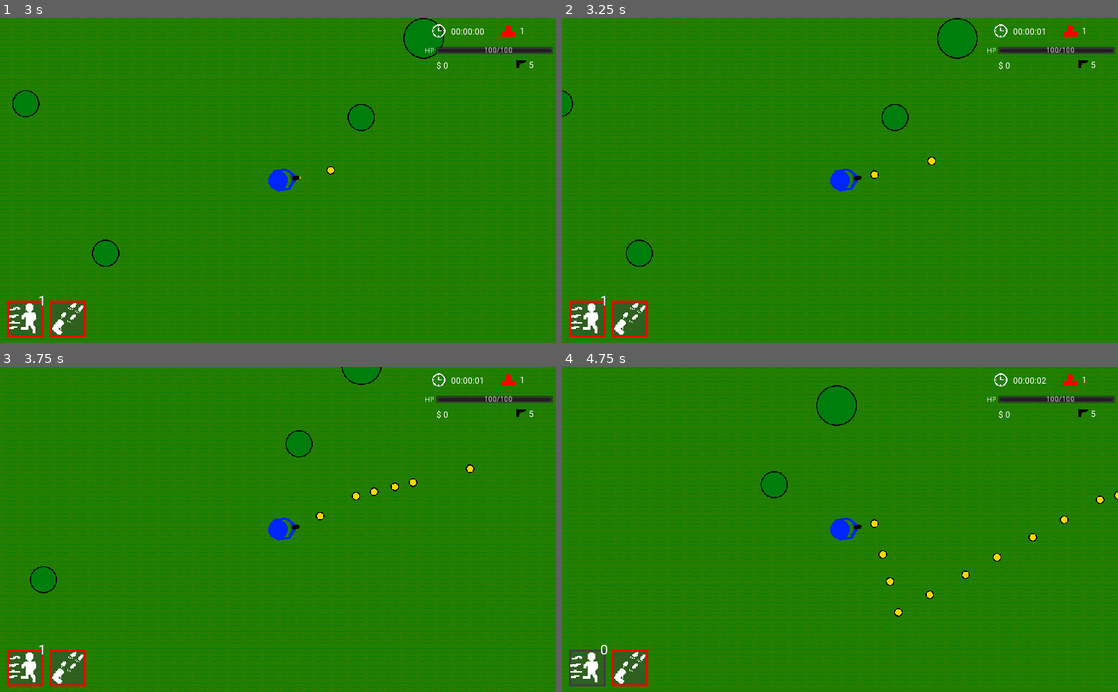
Above: before the commit, frames 1-4 (two rows, left to right).
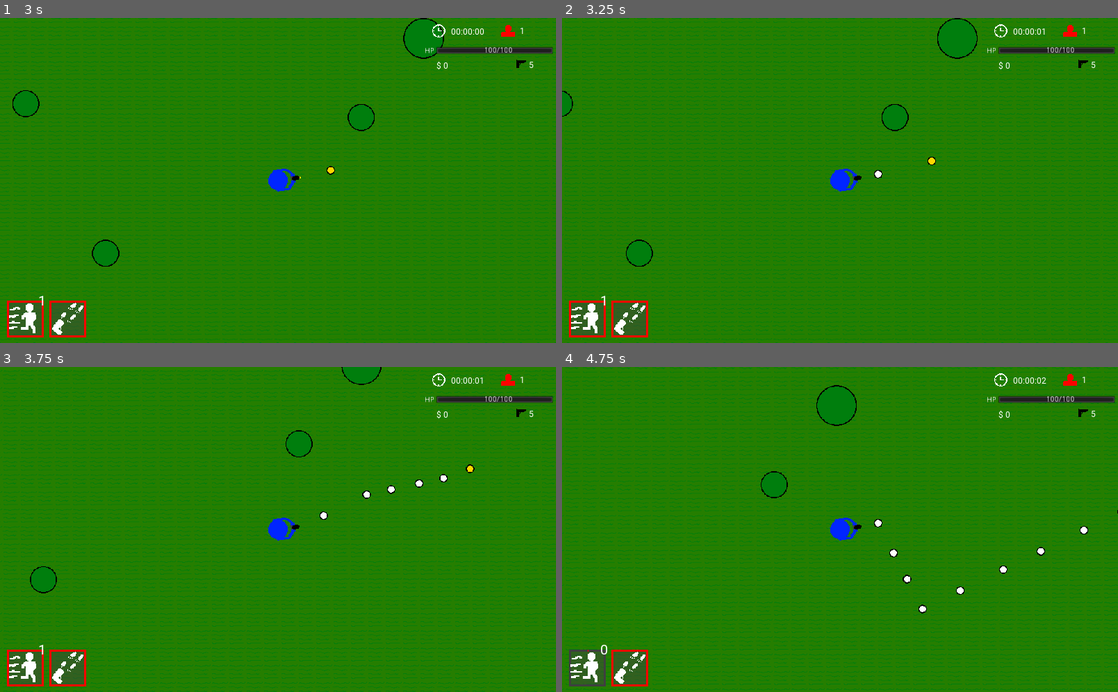
Above: after the commit, the same moments.

Repository: GregorioFornetti/Zigmor
Game: Godot game, scene res://Scenes_and_scripts/Interfaces/Menus/Main_menu.tscn
Same seed, same stepped clock (60 frames per second), same inputs: the game is played once before the commit and once after it.
Inputs (mouse positions are in pixels of both pictures, inside the frame that each line leads up to):
- Up to frame 1 (3 s): click "Jogar" at 0.5 s; click "Fácil" at 1.25 s; click "Jogar" at 2 s; tap Enter at 2.75 s; move the mouse to (400, 164) at 2.77 s; press the mouse at (400, 164) at 2.78 s; hold Right (ui_right) from 2.78 s (still down)
- Up to frame 2 (3.25 s): keep holding Right (ui_right); tap 0 (0_shop_select) at 3.02 s; right-click (962, 164) at 3.05 s
- Up to frame 3 (3.75 s): move the mouse to (166, 545) at 3.52 s; release Right (ui_right) at 3.53 s; release the mouse at (166, 545) at 3.53 s; hold Down (ui_down) from 3.53 s (still down); right-click (166, 545) at 3.6 s
- Up to frame 4 (4.75 s): tap 0 (0_shop_select) at 3.77 s; click (728, 545) at 3.8 s; move the mouse to (895, 458) at 4.27 s; release Down (ui_down) at 4.28 s; hold Right (ui_right) from 4.28 s (still down); hold Shift (dash) from 4.28 s (still down); right-click (895, 458) at 4.55 s

Frame 1 is identical in both runs. In frame 2, less than 0.1% of the frame differs, in the area x 55-58%, y 46-50%; in frame 3, 0.3%; in frame 4, 0.6%, in the area x 55-100%, y 38-77%.

Commit message:
sprites de balas para poderes + knockback do poder shotgun

Diff:
--- a/Scenes_and_scripts/Bullets/Bullet.gd
+++ b/Scenes_and_scripts/Bullets/Bullet.gd
@@ -3,6 +3,7 @@
 export (float) var speed
 export (Texture) var crit_sprite
 export (int) var damage
+export (bool) var have_knockback
 var velocity = Vector2.ZERO
 var attributes
 
--- /dev/null
+++ b/Scenes_and_scripts/Bullets/Pistol_power_bullet.tscn
@@ -0,0 +1,28 @@
+[gd_scene load_steps=6 format=2]
+
+[ext_resource path="res://Sprites/Bullets/M-bullet-power.png" type="Texture" id=1]
+[ext_resource path="res://Scenes_and_scripts/Bullets/Bullet.tscn" type="PackedScene" id=2]
+[ext_resource path="res://Sprites/Bullets/M-bullet-crit.png" type="Texture" id=3]
+
+[sub_resource type="CircleShape2D" id=1]
+radius = 8.26896
+
+[sub_resource type="CircleShape2D" id=2]
+radius = 9.23681
+
+[node name="Pistol_power_bullet" instance=ExtResource( 2 )]
+speed = 600.0
+crit_sprite = ExtResource( 3 )
+
+[node name="Sprite" parent="." index="0"]
+texture = ExtResource( 1 )
+
+[node name="CollisionShape2D" parent="." index="1"]
+shape = SubResource( 1 )
+
+[node name="Hitbox" parent="." index="2"]
+collision_layer = 32
+collision_mask = 272
+
+[node name="CollisionShape2D" parent="Hitbox" index="0"]
+shape = SubResource( 2 )
--- /dev/null
+++ b/Scenes_and_scripts/Bullets/Shotgun_power_bullet.tscn
@@ -0,0 +1,29 @@
+[gd_scene load_steps=6 format=2]
+
+[ext_resource path="res://Sprites/Bullets/SM-bullet-power.png" type="Texture" id=1]
+[ext_resource path="res://Scenes_and_scripts/Bullets/Bullet.tscn" type="PackedScene" id=2]
+[ext_resource path="res://Sprites/Bullets/SM-bullet-crit.png" type="Texture" id=3]
+
+[sub_resource type="CircleShape2D" id=1]
+radius = 4.19228
+
+[sub_resource type="CircleShape2D" id=2]
+radius = 4.68903
+
+[node name="Shotgun_power_bullet" instance=ExtResource( 2 )]
+speed = 300.0
+crit_sprite = ExtResource( 3 )
+have_knockback = true
+
+[node name="Sprite" parent="." index="0"]
+texture = ExtResource( 1 )
+
+[node name="CollisionShape2D" parent="." index="1"]
+shape = SubResource( 1 )
+
+[node name="Hitbox" parent="." index="2"]
+collision_layer = 32
+collision_mask = 272
+
+[node name="CollisionShape2D" parent="Hitbox" index="0"]
+shape = SubResource( 2 )
--- /dev/null
+++ b/Scenes_and_scripts/Bullets/Sniper_power_bullet.tscn
@@ -0,0 +1,28 @@
+[gd_scene load_steps=6 format=2]
+
+[ext_resource path="res://Sprites/Bullets/M-bullet-power.png" type="Texture" id=1]
+[ext_resource path="res://Scenes_and_scripts/Bullets/Bullet.tscn" type="PackedScene" id=2]
+[ext_resource path="res://Sprites/Bullets/M-bullet-crit.png" type="Texture" id=3]
+
+[sub_resource type="CircleShape2D" id=1]
+radius = 8.58619
+
+[sub_resource type="CircleShape2D" id=2]
+radius = 9.32327
+
+[node name="Sniper_power_bullet" instance=ExtResource( 2 )]
+speed = 700.0
+crit_sprite = ExtResource( 3 )
+
+[node name="Sprite" parent="." index="0"]
+texture = ExtResource( 1 )
+
+[node name="CollisionShape2D" parent="." index="1"]
+shape = SubResource( 1 )
+
+[node name="Hitbox" parent="." index="2"]
+collision_layer = 32
+collision_mask = 272
+
+[node name="CollisionShape2D" parent="Hitbox" index="0"]
+shape = SubResource( 2 )
--- a/Scenes_and_scripts/Enemies/Enemy_base.gd
+++ b/Scenes_and_scripts/Enemies/Enemy_base.gd
@@ -8,6 +8,8 @@
 onready var enemy_hit_sound = preload("res://Sound/Effects/Collisions/enemy-hit.wav")
 onready var enemy_death_sound = preload("res://Sound/Effects/Death/enemy-death.wav")
 export (int) var points
+enum {NORMAL, KNOCKBACK}
+var movement_status = NORMAL
 
 signal enemy_spawn(enemy)
 signal enemy_died(enemy)
@@ -108,7 +110,16 @@
 	var player_bullet = area.get_parent()
 	attributes['health'] -= player_bullet.get_damage()
 	SoundSystem.play_sound_effect(enemy_hit_sound)
+
 	if attributes['health'] <= 0 and not self.is_queued_for_deletion():
 		die()
 	else:
 		update_healthbar()
+
+	if player_bullet.have_knockback:
+		movement_status = KNOCKBACK
+		$Knockback_timer.start()
+
+
+func _on_Knockback_timer_timeout():
+	movement_status = NORMAL
--- a/Scenes_and_scripts/Enemies/Enemy_base.tscn
+++ b/Scenes_and_scripts/Enemies/Enemy_base.tscn
@@ -30,9 +30,14 @@
 wait_time = 4.0
 one_shot = true
 
+[node name="Knockback_timer" type="Timer" parent="."]
+wait_time = 0.5
+one_shot = true
+
 [node name="Navigation2D" type="Navigation2D" parent="."]
 
 [node name="Line2D" type="Line2D" parent="."]
 
 [connection signal="area_entered" from="Hurtbox" to="." method="_on_Hurtbox_area_entered"]
 [connection signal="timeout" from="HealthBar_timer" to="." method="_on_HealthBar_timer_timeout"]
+[connection signal="timeout" from="Knockback_timer" to="." method="_on_Knockback_timer_timeout"]
--- a/Scenes_and_scripts/Enemies/Enemy_shooter_chaser.gd
+++ b/Scenes_and_scripts/Enemies/Enemy_shooter_chaser.gd
@@ -9,8 +9,11 @@
 	pass
 
 func movimentation(delta):
-	var dodge_rotation = get_angle_to_dodge_obstacles($CollisionShape2D.shape.radius, 100)
-	move_and_slide(global_position.direction_to(Player.global_position).rotated(deg2rad(dodge_rotation)) * attributes['speed'] * delta * 50)
+	if movement_status == NORMAL:
+		var dodge_rotation = get_angle_to_dodge_obstacles($CollisionShape2D.shape.radius, 100)
+		move_and_slide(global_position.direction_to(Player.global_position).rotated(deg2rad(dodge_rotation)) * attributes['speed'] * delta * 50)
+	else:
+		move_and_slide(-global_position.direction_to(Player.global_position) * attributes['speed'] * delta * 50)
 
 func set_default_range():
 	$Range/CollisionShape2D.shape.extents = get_viewport_rect().size / 2
--- a/Scenes_and_scripts/Player/Player.gd
+++ b/Scenes_and_scripts/Player/Player.gd
@@ -16,6 +16,9 @@
 onready var Pistol_bullet = preload('res://Scenes_and_scripts/Bullets/Pistol_bullet.tscn')
 onready var Shotgun_bullet = preload("res://Scenes_and_scripts/Bullets/Shotgun_bullet.tscn")
 onready var Sniper_bullet = preload("res://Scenes_and_scripts/Bullets/Sniper_bullet.tscn")
+onready var Pistol_power_bullet = preload("res://Scenes_and_scripts/Bullets/Pistol_power_bullet.tscn")
+onready var Shotgun_power_bullet = preload("res://Scenes_and_scripts/Bullets/Shotgun_power_bullet.tscn")
+onready var Sniper_power_bullet = preload("res://Scenes_and_scripts/Bullets/Sniper_power_bullet.tscn")
 
 onready var pistol_shoot_sound = preload("res://Sound/Effects/Weapons/Player/Shoot/player-pistol-shoot.wav")
 onready var shotgun_shoot_sound = preload("res://Sound/Effects/Weapons/Player/Shoot/player-shotgun-shoot.wav")
@@ -328,7 +331,7 @@
 		$Pistol_power_shoot_timer.start(attributes[PISTOL].fire_rate / 4)
 
 func _on_Pistol_power_shoot_timer_timeout():
-	instantiate_bullet(Pistol_bullet, attributes[PISTOL].damage, Vector2(0, -1).rotated(rotation))
+	instantiate_bullet(Pistol_power_bullet, attributes[PISTOL].damage, Vector2(0, -1).rotated(rotation))
 
 
 func start_sniper_power():
@@ -349,7 +352,7 @@
 				 ((attributes[SNIPER].power.duration - $Power_duration.time_left + 1) * 3) * \
 				 attributes[SNIPER].power.multiplicator)
 
-	instantiate_bullet(Sniper_bullet, damage, Vector2(0, -1).rotated(rotation))
+	instantiate_bullet(Sniper_power_bullet, damage, Vector2(0, -1).rotated(rotation))
 	sniper_power_reloadtimer.start(attributes[SNIPER].power.reload_time)
 
 
@@ -364,7 +367,7 @@
 
 func shoot_shotgun_power():
 	for angle in range(0, 360, 5):
-		var bullet = Shotgun_bullet.instance()
+		var bullet = Shotgun_power_bullet.instance()
 		bullet.initialize_bullet(global_position + Vector2(40, 0).rotated(deg2rad(angle)), attributes[SHOTGUN].damage, Vector2(0, -1).rotated(deg2rad(angle)))
 		get_parent().add_child(bullet)
 
Binary file added: Sprites/Bullets/M-bullet-power.png
Not shown, added: Sprites/Bullets/M-bullet-power.png.import
Binary file added: Sprites/Bullets/SM-bullet-power.png
Not shown, added: Sprites/Bullets/SM-bullet-power.png.import
